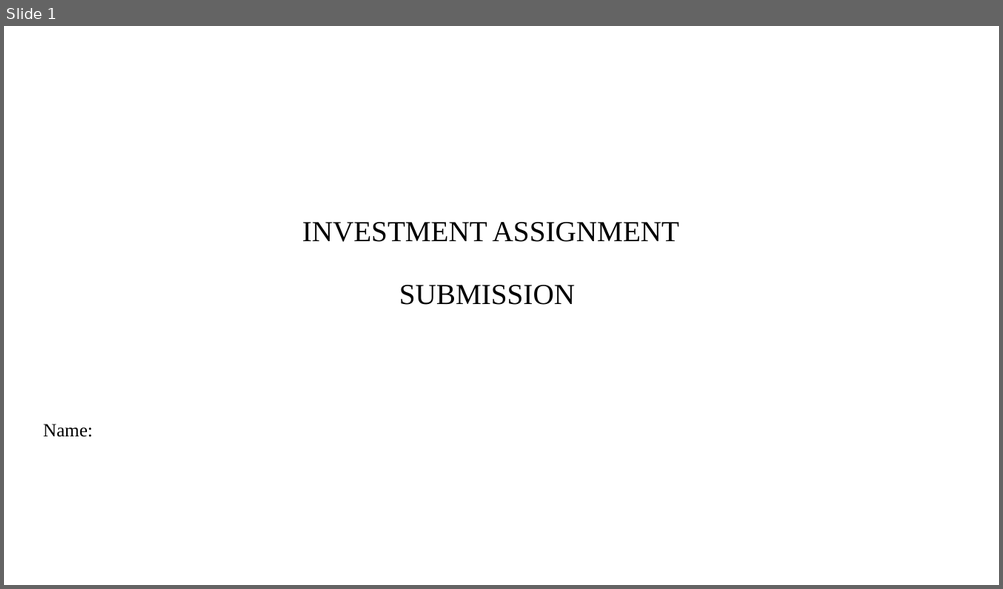
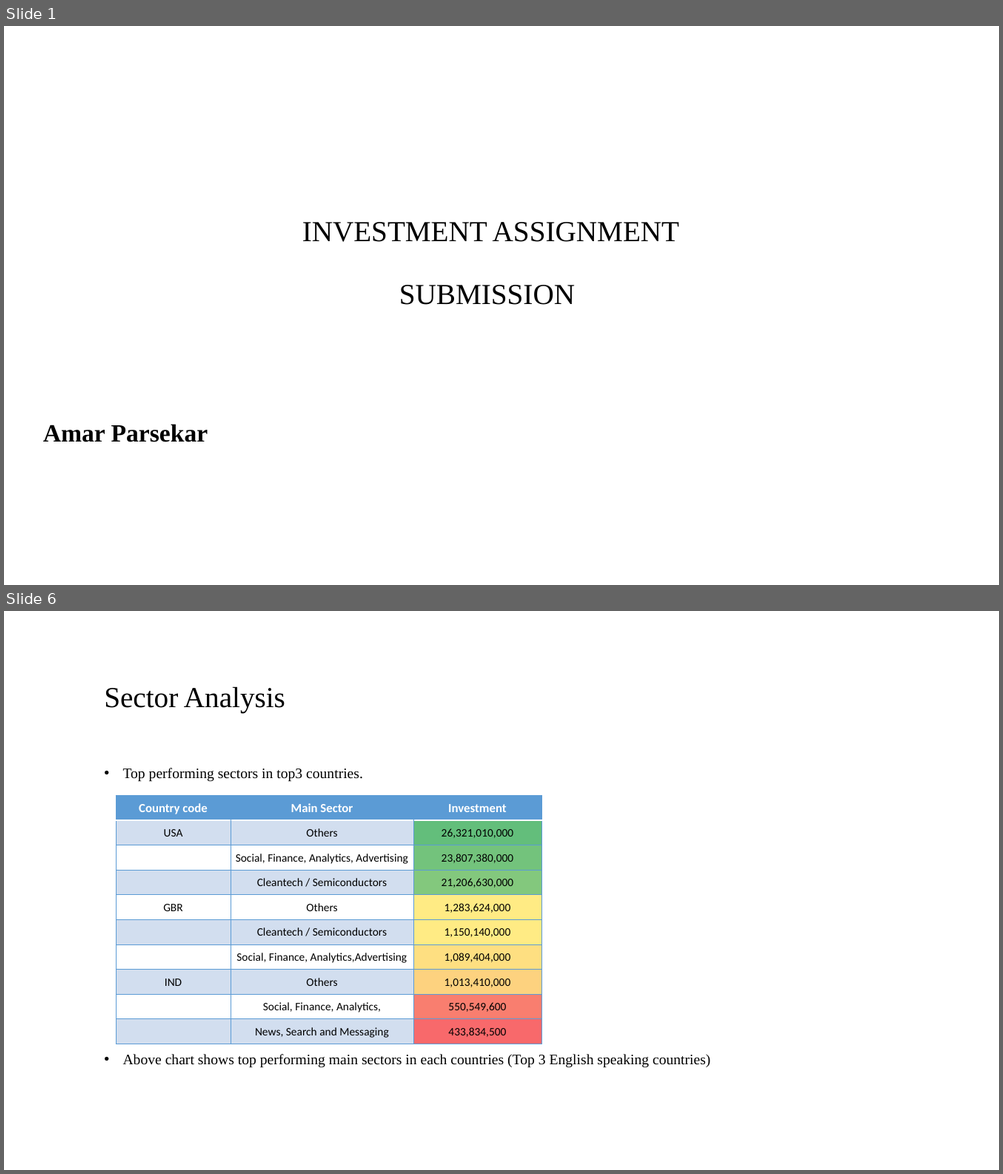
Before and after one commit to Immortal31/assignments, a slide deck: First Assignment/INVEST.pptx. Shown one above the other, each under a label of ours: slide 1 before the commit, slides 1 and 6 after it; the slides between them are not shown. The pictures are 1003x589 and 1003x1174 pixels, drawn with LibreOffice and Linux fonts; fonts in the diff are those of the drawing; background and template pictures are left out. Boxes give left, top, right and bottom in pixels: in the first picture for what was removed or moved away, otherwise in the second. Text is boxed around its words. In the diff, an @@ line names an element or a change of style, - is before the commit and + after.

```diff
--- a/First Assignment/INVEST.pptx
+++ b/First Assignment/INVEST.pptx
@@ slide 6 added at (4, 611, 999, 1170), background #FFFFFF @@
@@ title added at (104, 686, 285, 713), 28 pt, text #000000 @@
+Sector Analysis
@@ text added at (123, 768, 710, 1068), 14 pt, text #000000 @@
+• Top performing sectors in top3 countries.
+• Above chart shows top performing main sectors in each countries (Top 3 English speaking countries)
@@ table added at (116, 795, 542, 1045), 10 rows, 3 columns @@
+Country code | Main Sector | Investment
+USA | Others | 26,321,010,000
+ | Social, Finance, Analytics, Advertising | 23,807,380,000
+ | Cleantech / Semiconductors | 21,206,630,000
+GBR | Others | 1,283,624,000
+ | Cleantech / Semiconductors | 1,150,140,000
+ | Social, Finance, Analytics,Advertising | 1,089,404,000
+IND | Others | 1,013,410,000
+ | Social, Finance, Analytics, | 550,549,600
+ | News, Search and Messaging | 433,834,500
@@ slide 1 changed as well @@
@@ subtitle at (43, 424, 208, 443): text changed; size 18 to 24 pt; bold on @@
-Name:
+Amar Parsekar
```
Also in this commit, not shown: 3 other slides changed, 5 other slides added, 6 slides removed, 21 other files.
